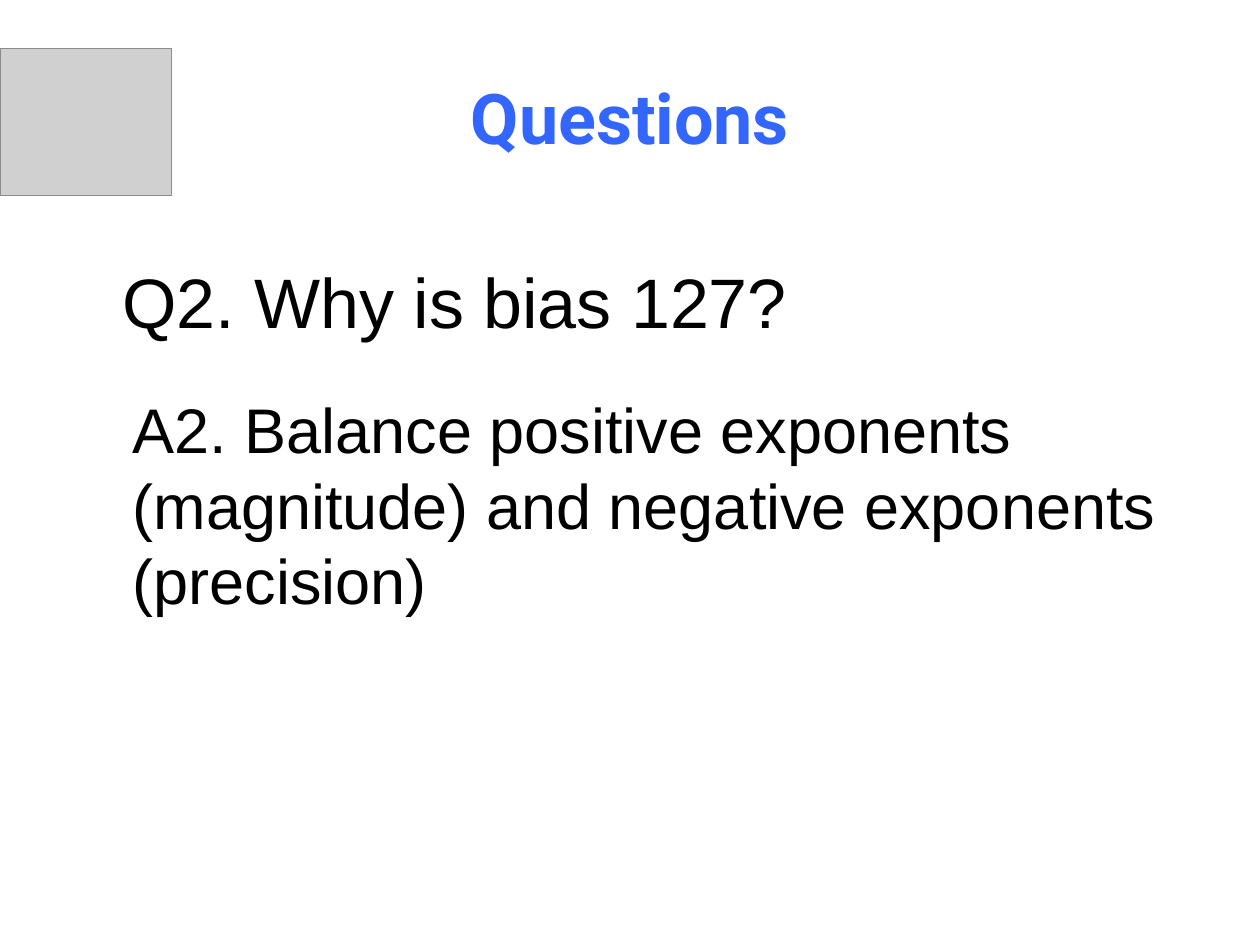
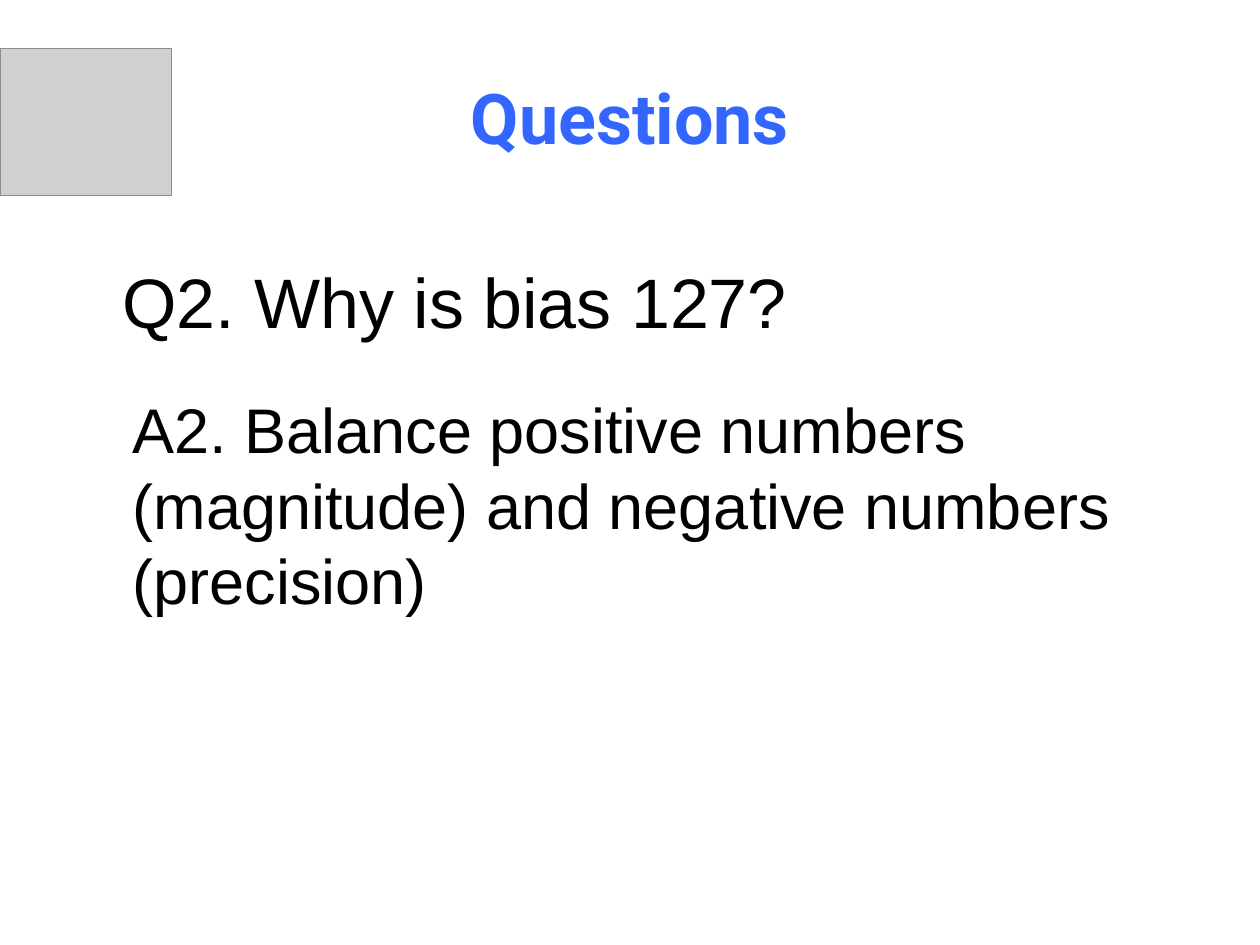
Before and after one commit to NYU-CSO/nyu-cso.github.io, a slide deck: slide 46 of notes/03-floats.pptx (slide 43 before the commit). Drawn at 1260x945 pixels with LibreOffice and Linux fonts; fonts in the diff are those of the drawing; grey boxes stand for pictures. Boxes give left, top, right and bottom in pixels: in the first picture for what was removed or moved away, otherwise in the second. Text is boxed around its words. In the diff, an @@ line names an element or a change of style, - is before the commit and + after.

```diff
--- a/notes/03-floats.pptx
+++ b/notes/03-floats.pptx
@@ text at [133,407,1109,616]: text changed @@
-A2. Balance positive exponents (magnitude) and negative exponents (precision)
+A2. Balance positive numbers (magnitude) and negative numbers (precision)
```
Also in this commit, not shown: 32 other slides changed, 23 slides added, 11 slides removed, 1 other file.
